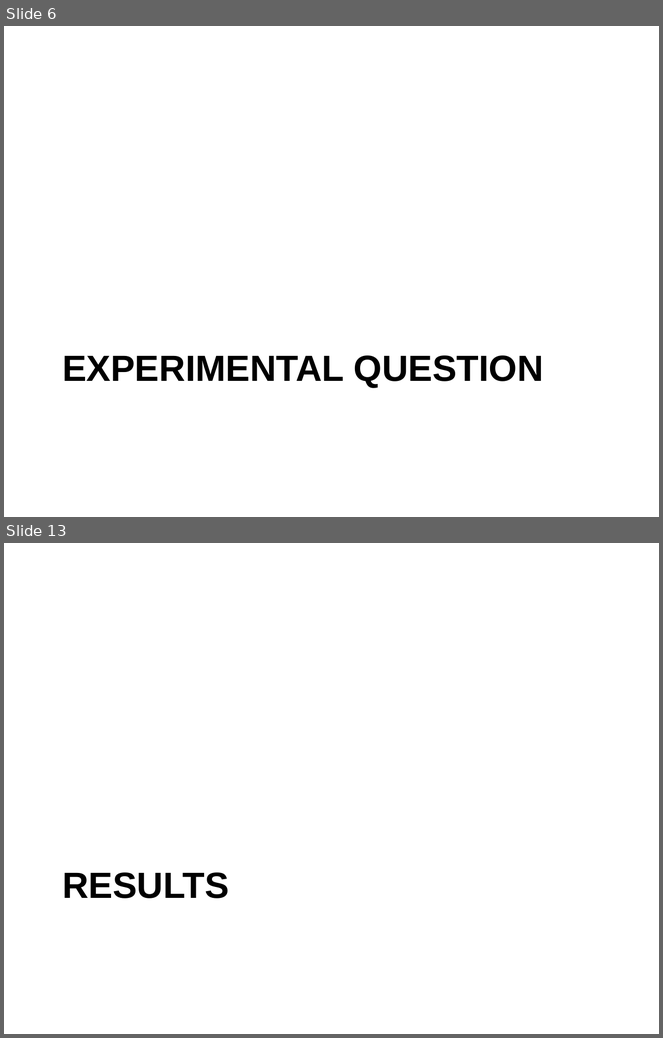
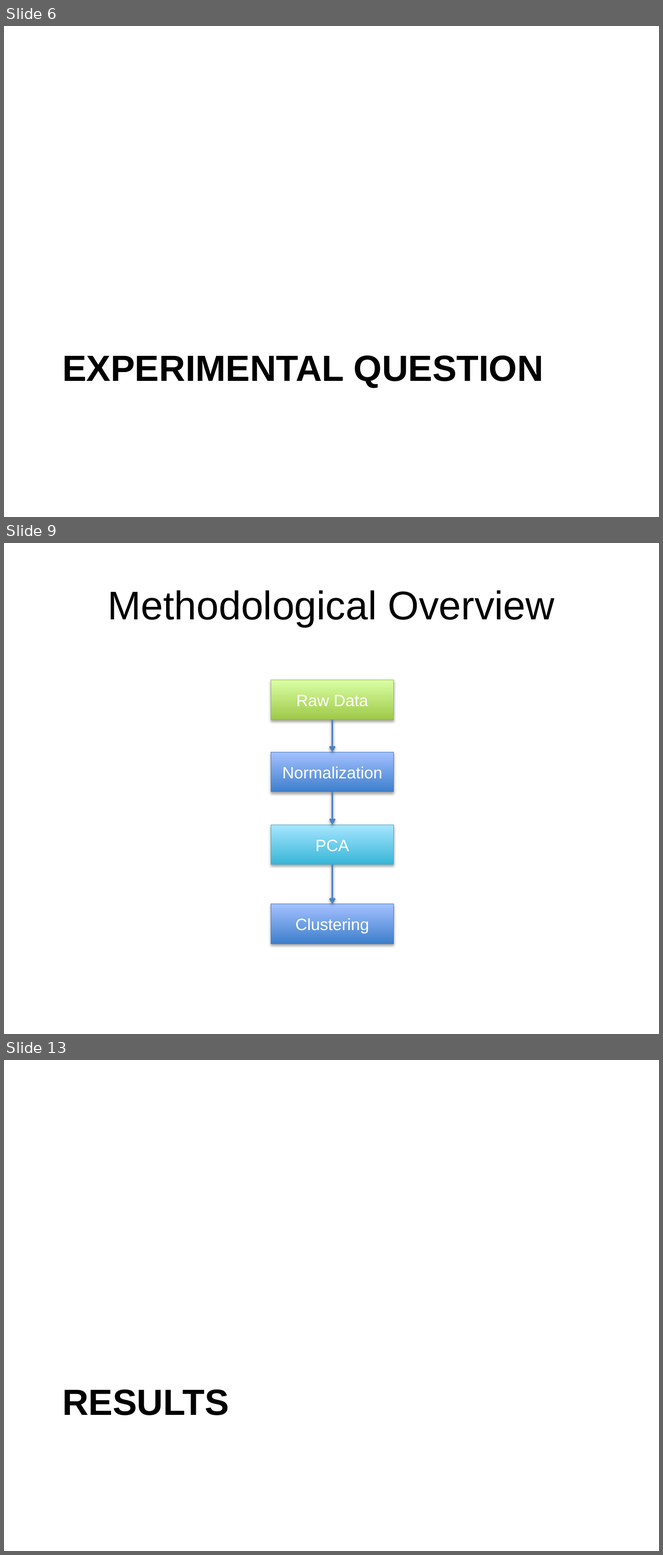
Before and after one commit to eotles/CS838, a slide deck: ProjectPresentation.pptx. Shown one above the other, each under a label of ours: slides 6 and 13 before the commit, slides 6, 9 and 13 after it; the slides between them are not shown. The pictures are 663x1038 and 663x1555 pixels, drawn with LibreOffice and Linux fonts; fonts in the diff are those of the drawing. Boxes give left, top, right and bottom in pixels: in the first picture for what was removed or moved away, otherwise in the second. Text is boxed around its words. In the diff, an @@ line names an element or a change of style, - is before the commit and + after.

```diff
--- a/ProjectPresentation.pptx
+++ b/ProjectPresentation.pptx
@@ slide 9 added at <box>4,543,659,1034</box>, background #FFFFFF @@
@@ title added at <box>107,590,555,627</box>, 44 pt, text #000000 @@
+Methodological Overview
@@ rectangle added at <box>271,680,394,720</box>, fill gradient #A0CA4A to #DAFFA5, outline #98B955 0.75 pt, 18 pt, text #FFFFFF @@
+Raw Data
@@ arrow added from (332, 720) to (332, 752), #4F81BD 2 pt @@
@@ rectangle added at <box>271,752,394,792</box>, fill gradient #3F80CE to #A4C4FF, outline #4B7EBC 0.75 pt, 18 pt, text #FFFFFF @@
+Normalization
@@ arrow added from (332, 792) to (332, 825), #4F81BD 2 pt @@
@@ rectangle added at <box>271,825,394,865</box>, fill gradient #39B7D8 to #A7E6FF, outline #46AAC5 0.75 pt, 18 pt, text #FFFFFF @@
+PCA
@@ arrow added from (332, 865) to (332, 904), #4F81BD 2 pt @@
@@ rectangle added at <box>271,904,394,944</box>, fill gradient #3F80CE to #A4C4FF, outline #4B7EBC 0.75 pt, 18 pt, text #FFFFFF @@
+Clustering
```
Also in this commit, not shown: 4 slides changed, 8 other slides added, 6 slides removed.
